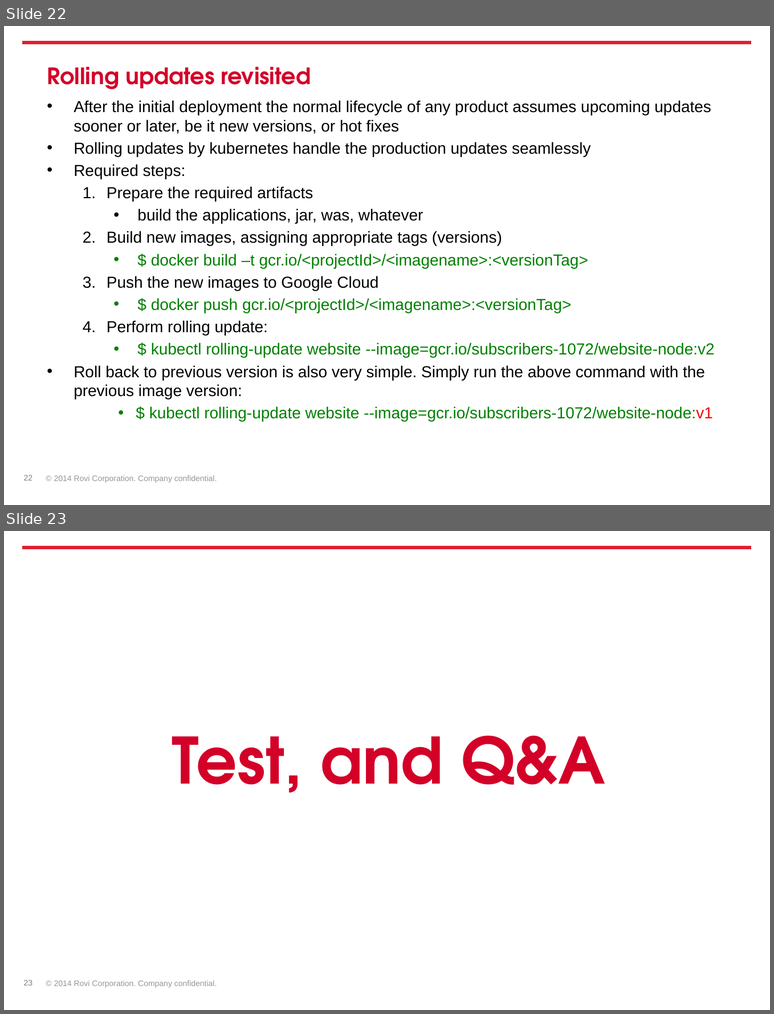
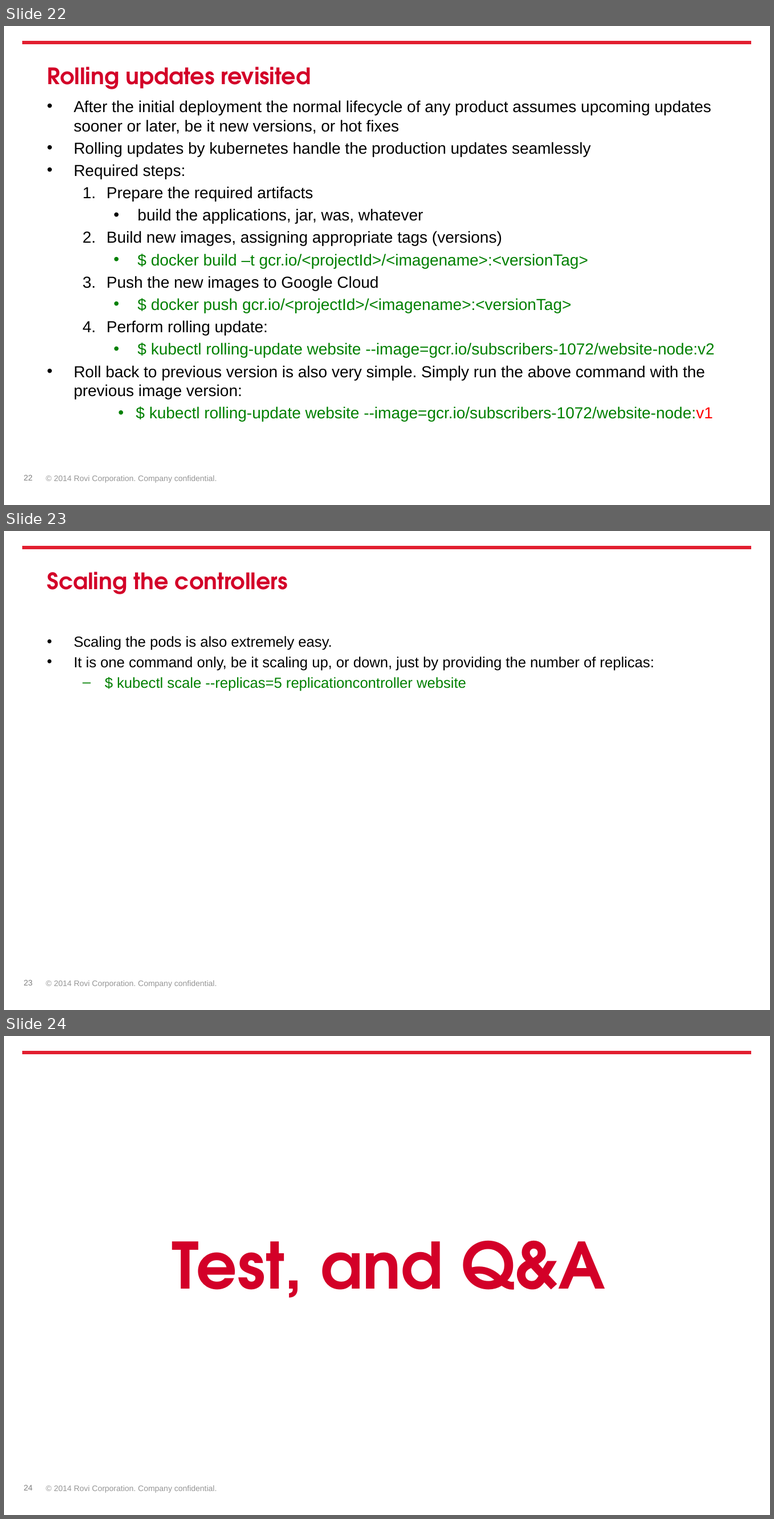
Before and after one commit to gevgev/subscribers, a slide deck: docker-kubernetes-intro-starting-a-project.pptx. Shown one above the other, each under a label of ours: slides 22 and 23 before the commit, slides 22, 23 and 24 after it. The pictures are 774x1014 and 774x1519 pixels, drawn with LibreOffice and Linux fonts; fonts in the diff are those of the drawing; background and template pictures are left out. Boxes give left, top, right and bottom in pixels: in the first picture for what was removed or moved away, otherwise in the second. Text is boxed around its words. In the diff, an @@ line names an element or a change of style, - is before the commit and + after.

```diff
--- a/docker-kubernetes-intro-starting-a-project.pptx
+++ b/docker-kubernetes-intro-starting-a-project.pptx
@@ slide 23 added at [4, 531, 770, 1010], background #FFFFFF; not listed: 5 template elements that a slide beside it also shows @@
@@ title added at [47, 571, 288, 594], 34 pt, text #D30028, bold @@
+Scaling the controllers
@@ text added at [74, 636, 654, 691], 22 pt, text #000000 @@
+• Scaling the pods is also extremely easy.
+• It is one command only, be it scaling up, or down, just by providing the number of replicas:
+  – $ kubectl scale --replicas=5 replicationcontroller website
@@ what was slide 23 is now slide 24 @@
@@ page number at [24, 1485, 33, 1490]: text changed @@
-23
+24
```
Also in this commit, not shown: 3 slides changed, 2 other files.
